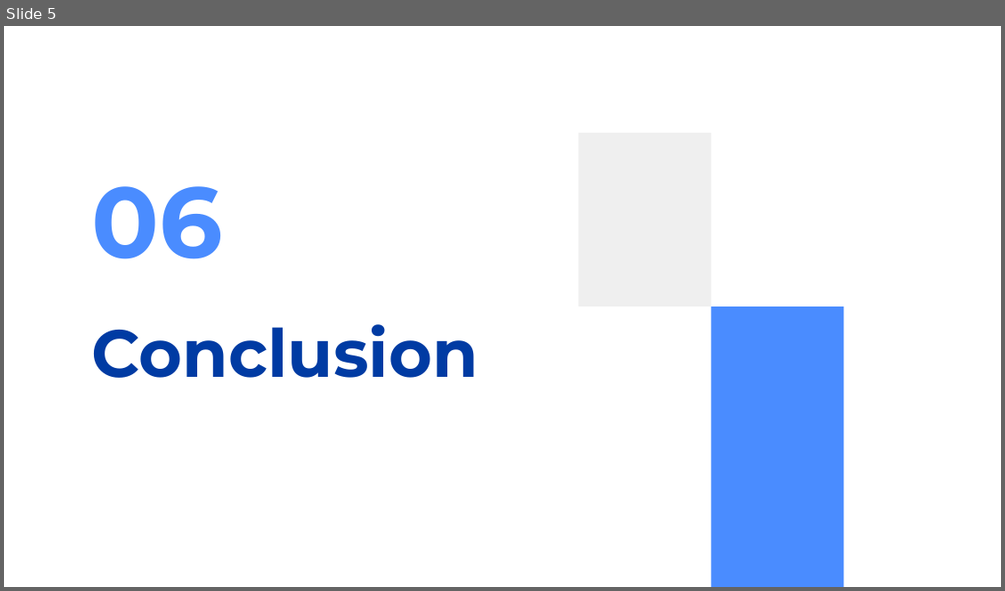
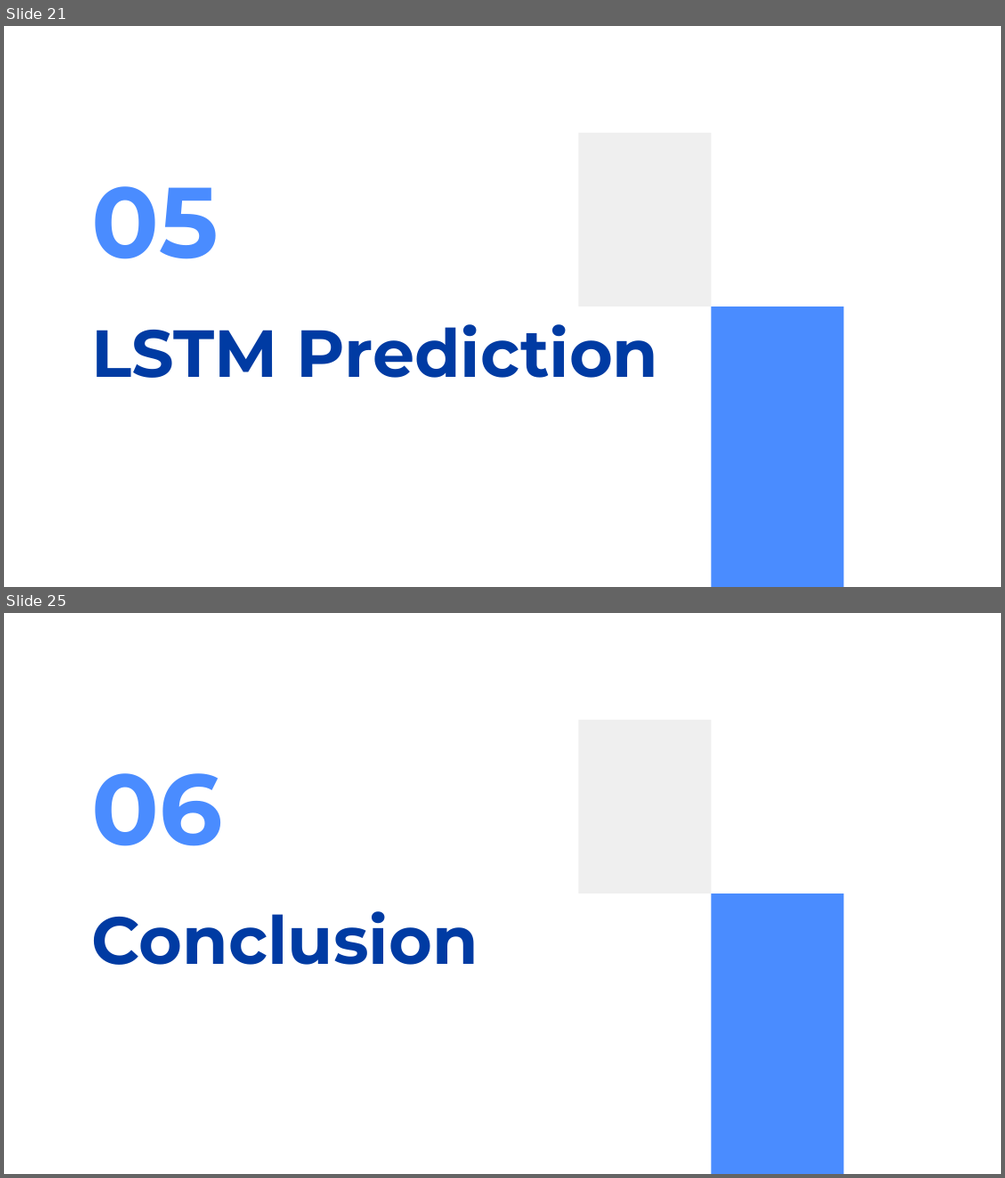
Before and after one commit to SuperMegaFort/TSM-AnSeqDa, a slide deck: presentation/pres_AnSeqDa.pptx. Shown one above the other, each under a label of ours: slide 5 before the commit, slides 21 and 25 after it; the slides between them are not shown. The pictures are 1005x591 and 1005x1178 pixels, drawn with LibreOffice and Linux fonts; fonts in the diff are those of the drawing. Boxes give left, top, right and bottom in pixels: in the first picture for what was removed or moved away, otherwise in the second. Text is boxed around its words. In the diff, an @@ line names an element or a change of style, - is before the commit and + after.

```diff
--- a/presentation/pres_AnSeqDa.pptx
+++ b/presentation/pres_AnSeqDa.pptx
@@ slide 21 added at box(4, 26, 1001, 587), background #FFFFFF; not listed: 2 template elements that a slide beside it also shows @@
@@ title added at box(92, 186, 219, 259), 72 pt, text #4A8CFF, bold @@
+05
@@ title added at box(92, 324, 659, 378), 48 pt, text #003BA3, bold @@
+LSTM Prediction
@@ what was slide 5 is now slide 25 @@
```
Also in this commit, not shown: 5 slides changed, 20 other slides added, 3 other files.
